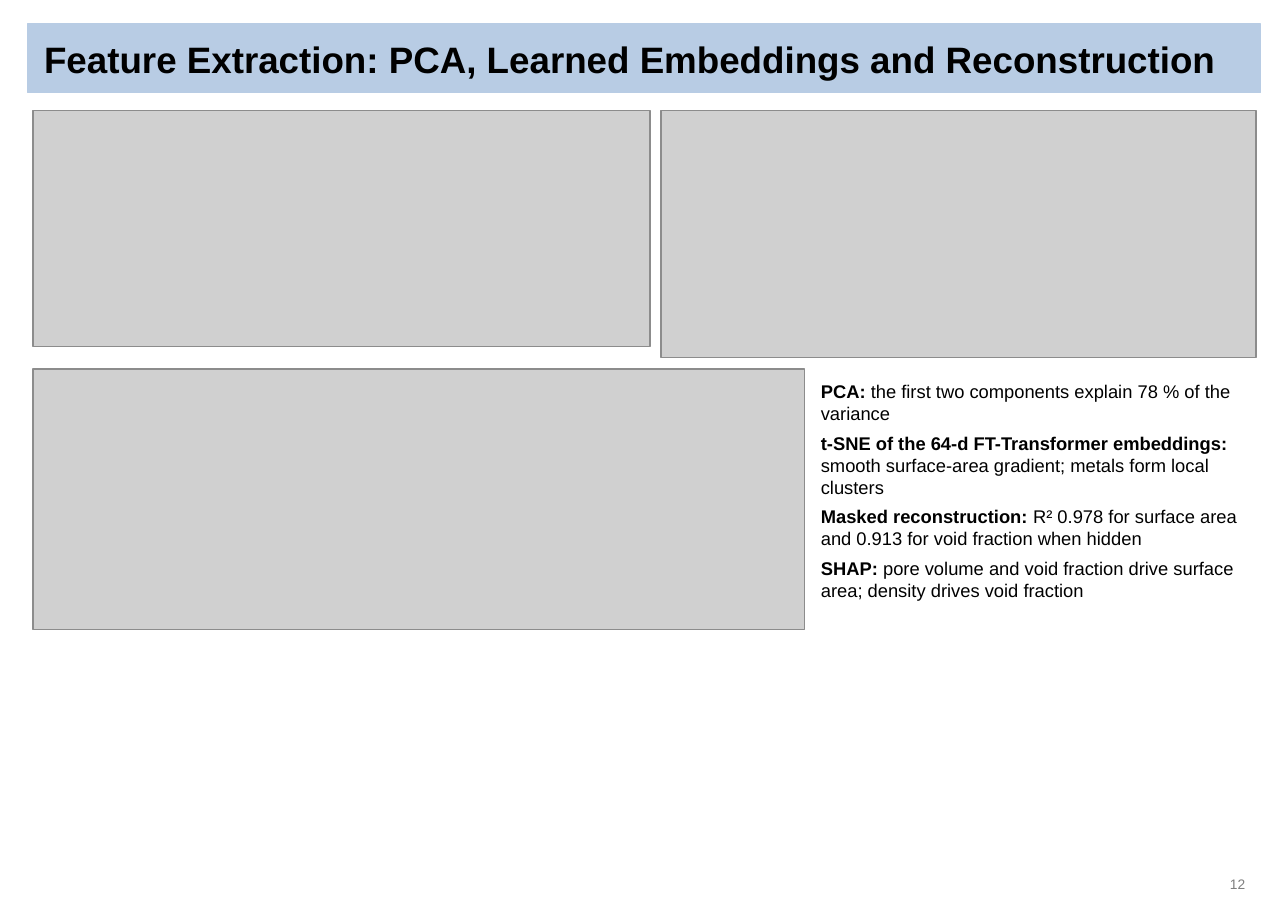
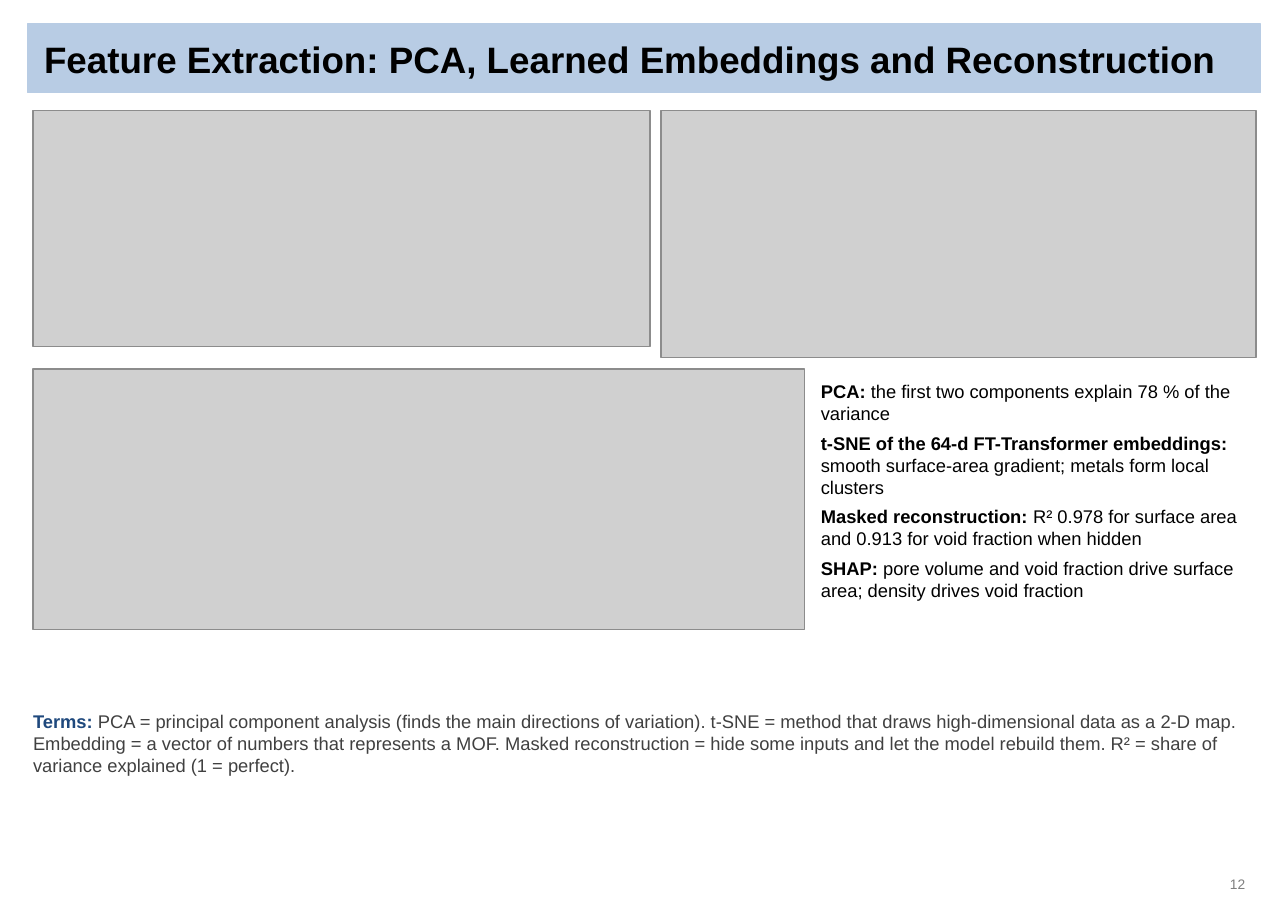
Before and after one commit to Sai-Mohith24/MOFChat-AI-Driven-Material-Recommendation-, a slide deck: slide 12 of reviews/final_review/MOFChat_Final_Review.pptx. Drawn at 1288x911 pixels with LibreOffice and Linux fonts; fonts in the diff are those of the drawing; grey boxes stand for pictures. Boxes give left, top, right and bottom in pixels: in the first picture for what was removed or moved away, otherwise in the second. Text is boxed around its words. In the diff, an @@ line names an element or a change of style, - is before the commit and + after.

```diff
--- a/reviews/final_review/MOFChat_Final_Review.pptx
+++ b/reviews/final_review/MOFChat_Final_Review.pptx
@@ text added at (33, 714, 1236, 776), 12 pt, text #404040 @@
+Terms: PCA = principal component analysis (finds the main directions of variation). t-SNE = method that draws high-dimensional data as a 2-D map. Embedding = a vector of numbers that represents a MOF. Masked reconstruction = hide some inputs and let the model rebuild them. R² = share of variance explained (1 = perfect).
```
Also in this commit, not shown: 30 other slides changed, 3 other files.
